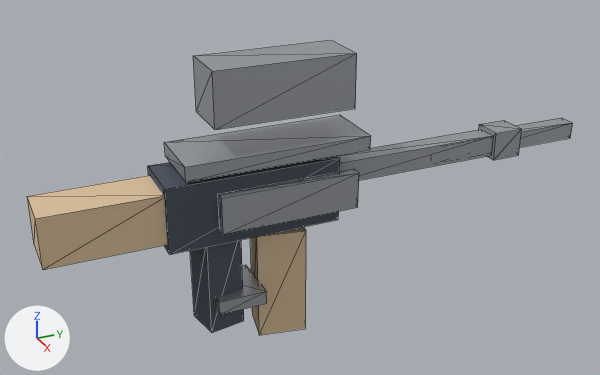
What one commit did to the glTF model assets/models/blockbench/weapons/awm.glb.
Before and after are seen from a 50 mm lens placed at (1.67, -0.611, 1.004), pointed at (-0.035, 0.155, 0.152). Arrows for +X, +Y and +Z are at lower left; the lights stay in place. The picture after the commit comes second. Mesh edges are drawn as thin lines. Vertices at exactly the same position are counted once.

Objects in the first picture: 'awm_dark', 'awm_metal', 'awm_tan'.
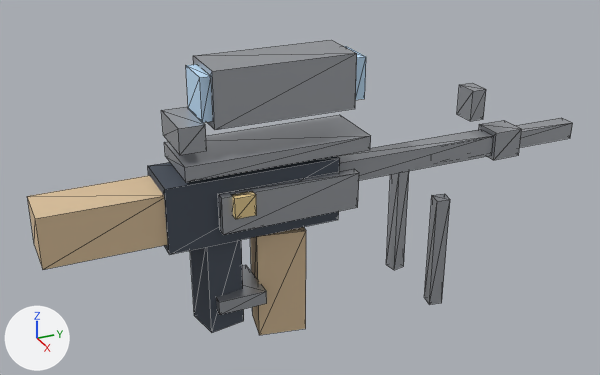
What the commit changed:
Material 'glass' (mat_glass) is new.
Its base color is (0.561, 0.784, 1.0) (blue #c5e5ff).
Its metallic is 0.05.
Its roughness is 0.78.
Material 'gold' (mat_gold) is new.
Its base color is (0.839, 0.643, 0.306) (beige #ecd296).
Its metallic is 0.05.
Its roughness is 0.78.
me_awm_metal is used by ob_awm_metal; location (0.0, 0.0, 0.0).
me_awm_metal had 64 vertices, 96 faces and spanned x -0.093..0.093, y -0.165..0.945, z -0.087..0.505.
me_awm_metal now has 104 vertices, 156 faces and spans x -0.12..0.12, y -0.17..0.945, z -0.18..0.505.
me_awm_metal part 1: a new loose piece, a box spanning x -0.065..0.065, y -0.17..-0.11, z 0.33..0.39, in mat_metal (light grey #b8bbc1).
me_awm_metal part 2: a new loose piece, a box spanning x -0.03..0.03, y 0.6..0.64, z 0.28..0.36, in mat_metal (light grey #b8bbc1).
Part 3, on me_awm_metal:
8 vertices are added at x -0.12..0.12, y 0.46..0.5, z -0.18.
8 new vertices lie (0.0, 0.0, 0.3) away from vertices in x -0.12..0.12, y 0.46..0.5, z -0.18.
24 new faces join them.
Other edits to the shape of me_awm_metal do not show in these pictures.
Mesh me_awm_glass is new.
It consists of a box spanning x -0.05..0.05, y 0.258..0.282, z 0.39..0.49; a box spanning x -0.05..0.05, y -0.112..-0.088, z 0.39..0.49.
It uses material mat_glass (blue #c5e5ff).
Mesh me_awm_gold is new.
It is a box spanning x 0.0825..0.1075, y -0.065..-0.015, z 0.175..0.225.
It uses material mat_gold (beige #ecd296).
Object 'awm_glass' (ob_awm_glass) is new; it shows me_awm_glass.
Its location is (0.0, 0.0, 0.0).
Object 'awm_gold' (ob_awm_gold) is new; it shows me_awm_gold.
Its location is (0.0, 0.0, 0.0).

What differs and where, as boxes (x1, y1, x2, y2) in the pictures (600 x 375 px):
'awm_metal', reshaped: before (164, 40, 573, 315); after (161, 40, 573, 315)
'awm_glass', added: after (186, 46, 366, 123)
'awm_gold', added (beige): after (231, 191, 257, 219)
part 1 of me_awm_metal, added: after (161, 107, 207, 155)
part 2 of me_awm_metal, added: after (457, 83, 486, 121)
part 3 of me_awm_metal, added: after (386, 171, 450, 305)
